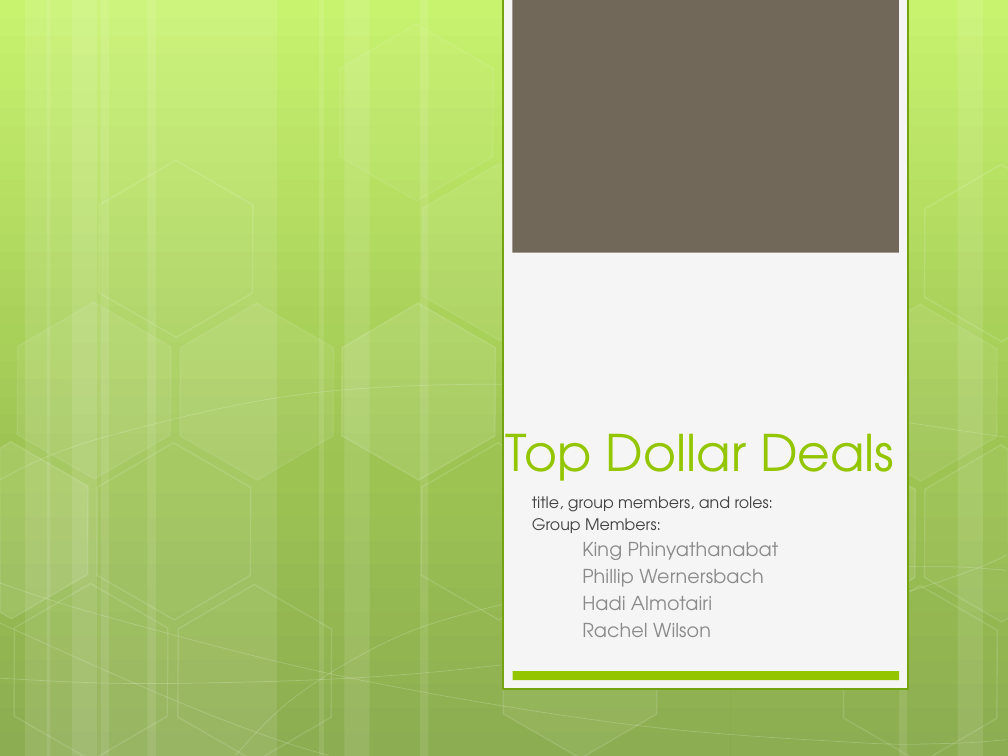
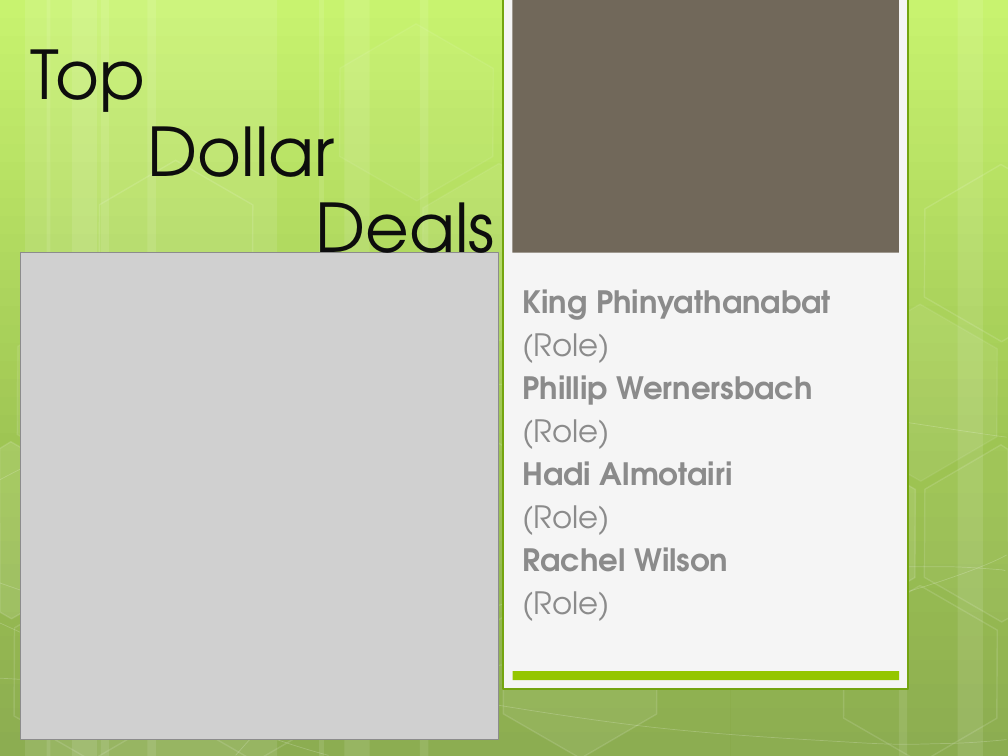
Before and after one commit to suphaphan/CSC440TopDollarDeals, a slide deck: slide 1 of Deliverbles/Inception/Inception_Stage.pptx. Drawn at 1008x756 pixels with LibreOffice and Linux fonts; fonts in the diff are those of the drawing; grey boxes stand for pictures. Boxes give left, top, right and bottom in pixels: in the first picture for what was removed or moved away, otherwise in the second. Text is boxed around its words. In the diff, an @@ line names an element or a change of style, - is before the commit and + after.

Commit message:
Update PowerPoint Style

```diff
--- a/Deliverbles/Inception/Inception_Stage.pptx
+++ b/Deliverbles/Inception/Inception_Stage.pptx
@@ title at (x1=30, y1=49, x2=145, y2=112): text changed; size 36 to 48 pt; text colour #94C600 to #0D0D0D @@
-Top Dollar Deals
+Top
@@ text added at (x1=148, y1=126, x2=335, y2=207), 48 pt, text #0D0D0D @@
+Dollar
@@ text added at (x1=316, y1=202, x2=495, y2=283), 48 pt, text #0D0D0D @@
+Deals
@@ picture added at (x1=20, y1=252, x2=499, y2=739) @@
@@ hexagon removed at (x1=142, y1=282, x2=371, y2=503) @@
@@ subtitle "King Phinyathanabat" moved from (x1=532, y1=496, x2=779, y2=637) to (x1=522, y1=289, x2=831, y2=621) @@
@@ subtitle at (x1=522, y1=289, x2=831, y2=572): size 13.8 to 22 pt, bold on in "King Phinyathanabat", "Phillip Wernersbach", "Hadi Almotairi", "Rachel Wilson"; more space between paragraphs @@
@@ subtitle at (x1=522, y1=333, x2=610, y2=363): paragraph added @@
+  (Role)
@@ subtitle at (x1=522, y1=419, x2=610, y2=449): paragraph added @@
+  (Role)
@@ hexagon removed at (x1=59, y1=421, x2=289, y2=642) @@
@@ subtitle at (x1=522, y1=505, x2=610, y2=535): paragraph added @@
+  (Role)
@@ subtitle at (x1=532, y1=496, x2=774, y2=533): paragraphs removed @@
-title, group members, and roles:
-Group Members:
@@ subtitle at (x1=522, y1=591, x2=610, y2=621): paragraph added @@
+  (Role)
```
